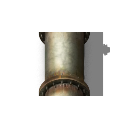
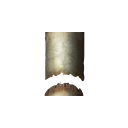
Layers edited between the first and the second 128 × 128 image:
hid "Layer 1" over (37, 32, 110, 96)
